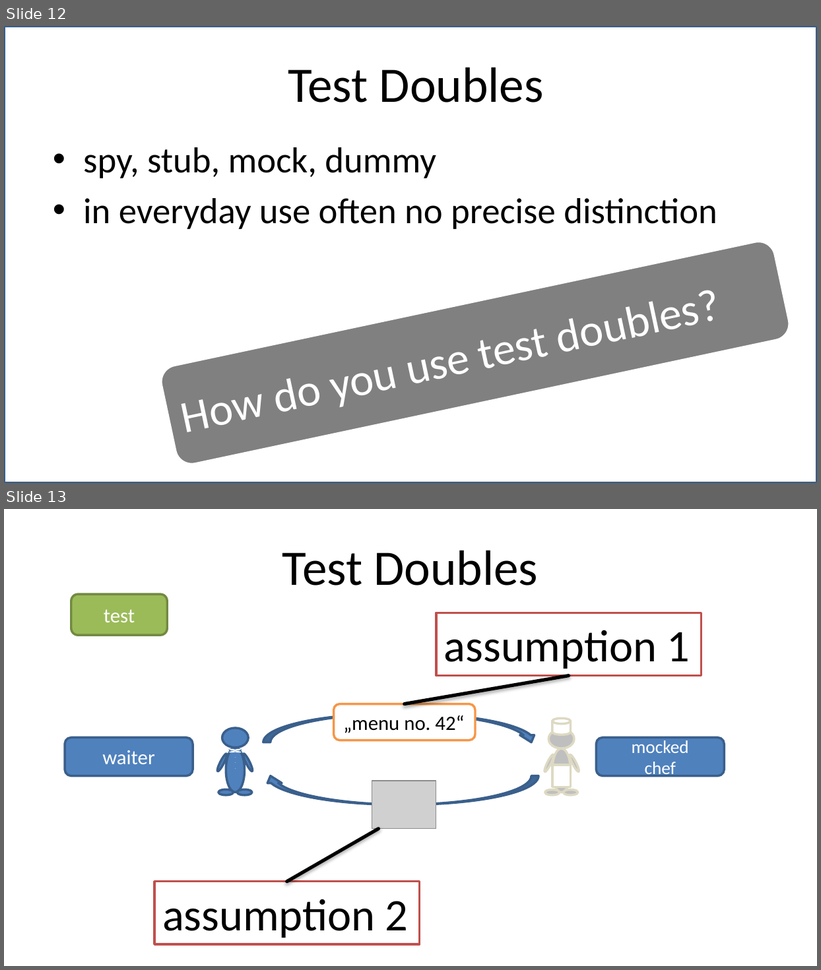
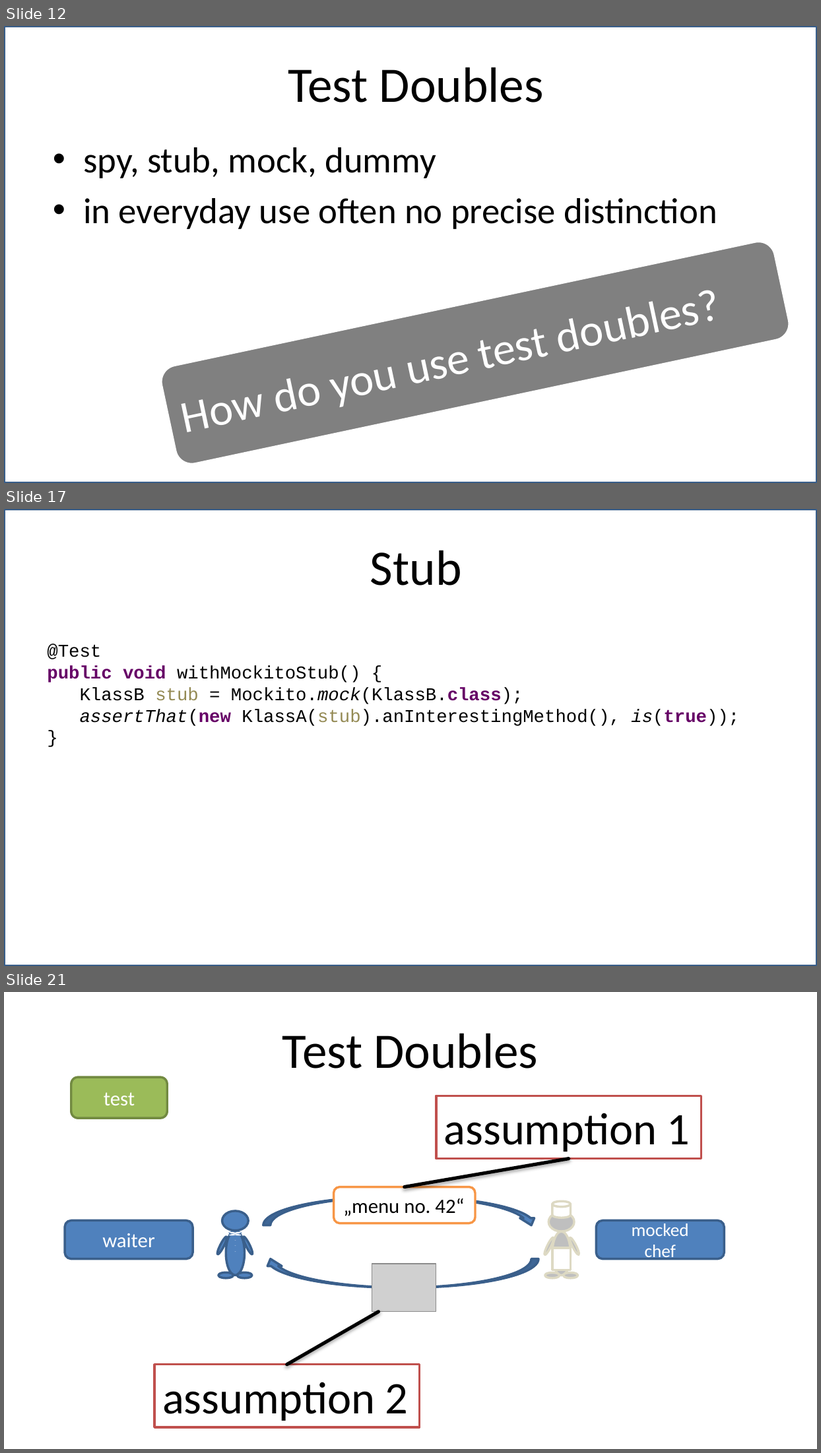
Before and after one commit to robindanzinger/chado_presentation, a slide deck: chadojs - who is testing the mocks - 16zu9.pptx. Shown one above the other, each under a label of ours: slides 12 and 13 before the commit, slides 12, 17 and 21 after it; the slides between them are not shown. The pictures are 821x970 and 821x1453 pixels, drawn with LibreOffice and Linux fonts; fonts in the diff are those of the drawing; grey boxes stand for pictures. Boxes give left, top, right and bottom in pixels: in the first picture for what was removed or moved away, otherwise in the second. Text is boxed around its words. In the diff, an @@ line names an element or a change of style, - is before the commit and + after.

Commit message:
added test double slides

```diff
--- a/chadojs - who is testing the mocks - 16zu9.pptx
+++ b/chadojs - who is testing the mocks - 16zu9.pptx
@@ slide 17 added at bbox=[4, 509, 817, 966], background #FFFFFF @@
@@ rectangle added at bbox=[4, 509, 817, 966], fill #FFFFFF at 74% opacity, outline #3A5F8C 2 pt @@
@@ title added at bbox=[370, 550, 462, 586], 44 pt, text #000000 @@
+Stub
@@ text added at bbox=[47, 644, 739, 726], 16 pt, text #000000 @@
+@Test
+public void withMockitoStub() {
+KlassB stub = Mockito.mock(KlassB.class);
+assertThat(new KlassA(stub).anInterestingMethod(), is(true));
+}
@@ what was slide 13 is now slide 21 @@
```
Also in this commit, not shown: 7 other slides added.
